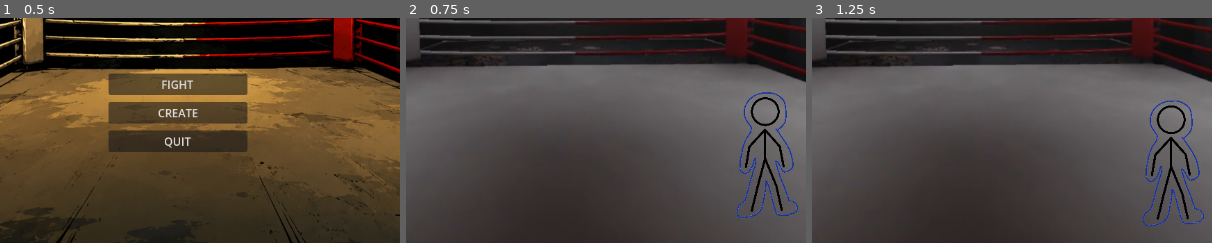
Above: before the commit, frames 1-3 (left to right).
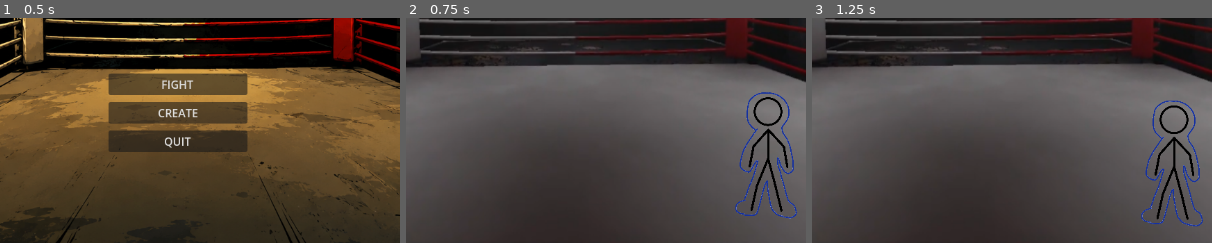
Above: after the commit, the same moments.

Repository: JOACCE/JOACCE-Beta
Game: Godot game, scene res://scenes/o-test/menus/start_menu.tscn
The game is run twice, just before and just after one commit, with the same random seed, the same clock (stepped at 60 frames per second) and the same inputs.
Inputs:
- Up to frame 1 (0.5 s): no input
- Up to frame 2 (0.75 s): click "FIGHT" at 0.5 s
- Up to frame 3 (1.25 s): no input
The pictures show only the part of the screen within x 28-78%, y 50-100%; the shares and areas given below are measured in that part.

Frame 1 is identical in both runs. In frame 2, 2.5% of the frame differs, in the area x 82-98%, y 32-90%; in frame 3, 2.5%.

Commit message:
players now always face each other, need walking still

Diff:
--- a/joacce/scenes/o-test/level/arena.tscn
+++ b/joacce/scenes/o-test/level/arena.tscn
@@ -4,6 +4,7 @@
 [ext_resource type="Script" uid="uid://b7o4j16agbpsf" path="res://scenes/o-test/level/match_manager.gd" id="1_iw1hm"]
 [ext_resource type="Texture2D" uid="uid://b71upxtsdqr3k" path="res://assets/menus/arena.png" id="2_j50fx"]
 [ext_resource type="Script" uid="uid://bie32sa0pgecn" path="res://scenes/o-test/player/StateMachine/StateMachine.gd" id="2_pq3kf"]
+[ext_resource type="Script" uid="uid://dedtppyrp6wpi" path="res://scenes/o-test/level/fighters.gd" id="3_27urd"]
 
 [sub_resource type="RectangleShape2D" id="RectangleShape2D_3m8qi"]
 size = Vector2(1192, 20)
@@ -25,6 +26,7 @@
 shape = SubResource("RectangleShape2D_3m8qi")
 
 [node name="Fighters" type="Node2D" parent="." unique_id=1147875794]
+script = ExtResource("3_27urd")
 
 [node name="Fighter" parent="Fighters" unique_id=1512274704 instance=ExtResource("1_hn76v")]
 position = Vector2(75, 531)
--- /dev/null
+++ b/joacce/scenes/o-test/level/fighters.gd
@@ -0,0 +1,29 @@
+extends Node2D
+
+@onready var fighter: CharacterBody2D = $Fighter
+@onready var fighter_2: CharacterBody2D = $Fighter2
+
+
+var facing_left
+func _ready() -> void:
+	call_deferred("set_p2")
+
+func set_p2():
+	fighter_2.scale.x = -1
+	facing_left = fighter_2
+
+func _process(_delta: float) -> void:
+
+	if fighter.global_position.x > fighter_2.global_position.x and facing_left == fighter_2:
+		flip_children()
+	if fighter.global_position.x < fighter_2.global_position.x and facing_left != fighter_2:
+		flip_children()
+
+
+func flip_children():
+	fighter.scale.x *= -1
+	fighter_2.scale.x *= -1
+	if facing_left == fighter_2:
+		facing_left = fighter
+	else:
+		facing_left = fighter_2
--- a/joacce/scenes/o-test/player/attack.gd
+++ b/joacce/scenes/o-test/player/attack.gd
@@ -37,8 +37,3 @@
 	in_action = false
 	hitbox.disabled = true
 	color_rect.visible = false
-
-
-func _physics_process(delta: float) -> void:
-	# Moves the fireball forward horizontally
-	global_position += direction * speed * delta
--- a/joacce/scenes/o-test/player/fighter.gd
+++ b/joacce/scenes/o-test/player/fighter.gd
@@ -25,7 +25,6 @@
 
 # SFX variables
 @export var fireball_scene: PackedScene
-
 
 #player distinct by player_id
 @export var id := 1
@@ -62,14 +61,12 @@
 
 func lock():
 	if anim_lock:
-		print("already locked")
 		return false
 	anim_lock = true
 	return true
 
 func unlock():
 	if not anim_lock:
-		print("already unlocked")
 		return false
 	anim_lock = false
 	return true
@@ -86,7 +83,6 @@
 	health -= damage
 	# Update healthbar UI state
 	health_bar.health = health
-	print(name," took ", damage, " damage")
 
 func _on_hitarea_body_entered(body: Node2D) -> void:
 	if name != body.name:
@@ -107,7 +103,7 @@
 	sprite.visible = true
 	sprite.play()
 	if sprite == special_2:
-		var dir = -1 if sprites.scale.x < 0 else 1
+		var dir = -1 if get_parent().facing_left == self else 1
 		velocity.x = dir * 200
 		velocity.y = -600  # the "up" of uppercut
 	await sprite.animation_finished
@@ -118,7 +114,6 @@
 
 func switch_frame(sprite_name, duration = 0):
 	if current_sprite:
-		print(current_sprite)
 		current_sprite.visible = false
 	match sprite_name:
 		"idle":
@@ -141,7 +136,6 @@
 			current_sprite = damage_frame
 	if duration > 0:
 		await get_tree().create_timer(duration).timeout
-		print("waited ", duration, " seconds")
 	return current_sprite
 
 func special_fireball() -> void:
@@ -158,7 +152,7 @@
 	# who created the fireball so it doesn't hurt them
 	fireball_fx.source_player = self
 
-	fireball_fx.ball_direction = Vector2.LEFT if sprites.scale.x < 0 else Vector2.RIGHT
+	fireball_fx.ball_direction = Vector2.LEFT if get_parent().facing_left == self else Vector2.RIGHT
 	fireball_fx.ball_speed = 600.0
 	fireball_fx.scale = Vector2(0.2, 0.2)
 
--- a/joacce/scenes/o-test/player/fighter.tscn
+++ b/joacce/scenes/o-test/player/fighter.tscn
@@ -105,15 +105,16 @@
 fireball_scene = ExtResource("16_jjgo2")
 
 [node name="Punch" type="Node2D" parent="." unique_id=1646976795]
-position = Vector2(0.99999976, -22)
+position = Vector2(-13.000001, -22.000006)
 rotation = -0.18181063
 script = ExtResource("3_t6ydl")
 damage = 7
 
 [node name="ColorRect" type="ColorRect" parent="Punch" unique_id=53954590]
-offset_left = 21.0
-offset_top = -24.0
-offset_right = 92.0
+offset_left = 21.44276
+offset_top = -33.677998
+offset_right = 92.442764
+offset_bottom = -9.677998
 color = Color(0.70670056, 0, 0.1611616, 1)
 
 [node name="Hitarea" type="Area2D" parent="Punch" unique_id=1855460985]
@@ -124,7 +125,7 @@
 shape = SubResource("CapsuleShape2D_18uai")
 
 [node name="Kick" type="Node2D" parent="." unique_id=1080015205]
-position = Vector2(1, -36)
+position = Vector2(-17, -34)
 script = ExtResource("3_t6ydl")
 damage = 6
 
@@ -151,6 +152,7 @@
 
 [node name="Walk" type="AnimatedSprite2D" parent="Sprites" unique_id=1221412688]
 visible = false
+position = Vector2(0, -19.999998)
 scale = Vector2(0.2, 0.2)
 sprite_frames = SubResource("SpriteFrames_7utpr")
 frame = 1
@@ -164,13 +166,13 @@
 
 [node name="Kick" type="Sprite2D" parent="Sprites" unique_id=720777712]
 visible = false
-position = Vector2(5, -27)
+position = Vector2(5, -20)
 scale = Vector2(0.22, 0.22)
 texture = ExtResource("6_jr3a8")
 
 [node name="Damage" type="Sprite2D" parent="Sprites" unique_id=395197532]
 visible = false
-position = Vector2(-7, -4)
+position = Vector2(-7, -21.999998)
 scale = Vector2(0.22, 0.22)
 texture = ExtResource("7_jr3a8")
 
--- a/joacce/scenes/specials/hitarea.gd
+++ /dev/null
@@ -1,11 +0,0 @@
-extends Area2D
-
-
-# Called when the node enters the scene tree for the first time.
-func _ready() -> void:
-	pass # Replace with function body.
-
-
-# Called every frame. 'delta' is the elapsed time since the previous frame.
-func _process(delta: float) -> void:
-	pass
Not shown, added: joacce/scenes/o-test/level/fighters.gd.uid
Not shown, removed: joacce/scenes/specials/hitarea.gd.uid
